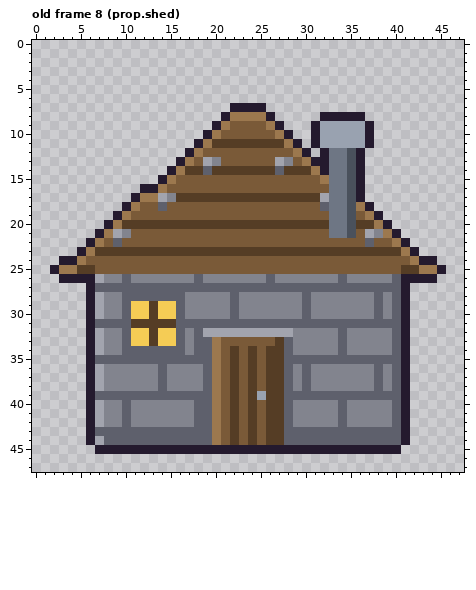
Pixel-art file: assets/aseprite/props_big.aseprite. This is how it looked before the edit.
48x48 pixels, 8 frames. Shown: old frame 8 (prop.shed). The commit also changed other frames, which this record leaves out.
Once edited:
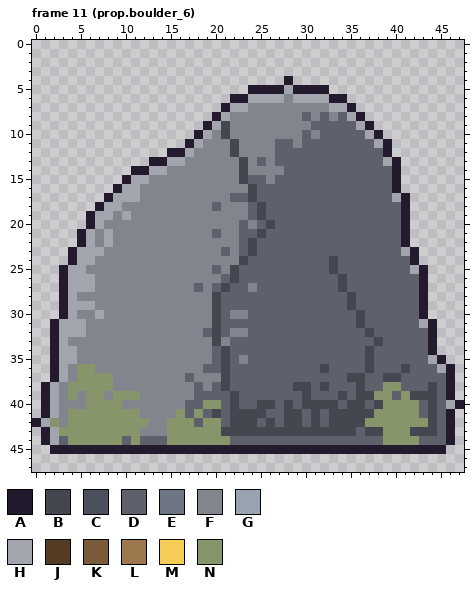
Palette (. is transparent): A #241a2e  B #444650  C #4a515c  D #5e606c  E #6e7684  F #82848e  G #99a2b0  H #a2a4ae  J #553d25  K #7a5a38  L #9c784e  M #f5cc55  N #86966a
A new or re-ordered frame is compared with the old frame closest to it.
What changed:
frames 8 -> 11
Changed rows in their new state; - is an unchanged pixel.
Frame 11 (prop.boulder_6) is new; against old frame 8 (prop.shed):
first column x 0:
 4 ----------------------------A-------------------
 5 ------------------------AAAAHAAAA---------------
 6 ----------------------AAHHHHFHHHHAA-------------
 7 ---------------------AHHFFFFFFFFFHHA------------
 8 --------------------AHFFFFFFFFDFDFDH------------
 9 -------------------AHBFFFFFFFFFDDDDDH-----------
10 ------------------AHFBFFFFFFFFDFDDDDDHA---------
11 -----------------AHFFFBFFFFDDFDDDDDDDDHA--------
12 ---------------AAHFFFFBFFFFDDDDDDDDDDDDA--------
13 -------------AAHHFFF-FFBFDFDDDDDDDDDDDDHA-------
14 -----------AAHHFFFFFFFFBFFFFDDDDDDDDDDDDA-------
15 ----------AHHFFFFFFFFFFBDDFDDDDDDDDDDDDDA-------
16 ---------AHHFFFFFFFFFFFFBDDDDDDDDDDDDDDDA-------
17 --------AHHHFFF-FFFFFFDDBDDDDDDDDDDDDDDDHA------
18 -------AHHFFFFFFFFFFDFFFDBDDDDDD-DDDDDDDDA------
19 ------AHHFHFFFFFFFFFFFFFDBDDDDDDDDDDDDDDDA------
20 ------AHFFFFFFFFFFFFFFFDFDBDDDDDDDDDDDDDDA------
21 -----AHFHF-FFFFFFFFFDFFDDBDDDDDDDDDDDDDDDA------
22 -----AHFHFFFFFFFFFFFFFFDBDDDDDDDDDDDD-DDD-------
23 ----AHHHFFFFFFFFFFFFFDFDBDDDDDDDDDDDDDDDDH------
24 ---.-HHFFFFFFFFFFFFFFFFBDDDDDDDDDBDDDDDDDDA..---
25 --.AHHFFFFFFFFFFFFFFDFBDDDDDDDDDDBDDDDDDDDHA..--
26 ----HHHF--F-------F--DBDDD-DDDDDDDBDDDDD-DD-.---
27 ---AHHHFFFFFFFFFFF-F-B--F---------B------DDA----
28 ---AHFFF--FFFFFFF---BD-DDDDDDD-DDDDBDD-D-DDA----
29 ---AHHHF--FFFFFFF---BD-DDDDDDD-DDDDBDD-D-DDA----
30 ---AHFF---FFFFFFF---BDF-DDDDDD-DDDDDBD-D-DDA----
31 --AHHHFFFFFFFFFFFFFFB---------------B----DDHA---
32 --AHHHFF--FFFFFFF-FDBDFFDDDDDDDDDD-DDBDD-DDDA---
33 --AHFFFF--FFFFFFF-FFBFDDDDDD-DDDDD-DDDBD-DDDA---
34 --AHHFFF--FFFFFFF-FFDBDDDDDD-DDDDD-DDBDD-DDDA---
35 --AHHFFFFFFFFFFFFFFFDBDFDDDD---------B---DDDHA--
36 --AHFNNF------F-----DBDDDDDD-D-DBDDDDB-D-BDDDHA-
37 --AHFNNNN-----F--D-FFBDDDDDD-D-DDDDBBD-BBDDDDDA-
38 -AHFNNNNN-----F---DFDBDDDDDD-BBDBDDDBD-NNDDDBDA-
39 -AHFNFNNFNNNFFFFFF--DDBDDDDD--B---B-BBNN-NBBBDA-
40 -AHFFFNNNNF------D-NNDBDDBBDBDBBBB-BBDBNNNNDBDHA
41 -AHFNNNNNNNN----NDN-BDBBBBDDBBDBDBBBBBNNNNNDBDA-
42 AHNFNNNNNNNNN--NNN-NNDBBBDBDBBDBDBBBBNNNNNNNBDA-
43 -AHNNNNNNNNNFFFNNNNNNBBBBBBBBBBBBBBB-BBNNNBBBDA-
44 -AHDNNNNNN-N---NNNNNNNDDDDDD-----------NNNNDDDA-
45 --AAAAA----------------------------------AAAAA--
Pixel boxes of the changes (left, top, right, bottom) in both pictures:
changed: (32, 76, 464, 454)
